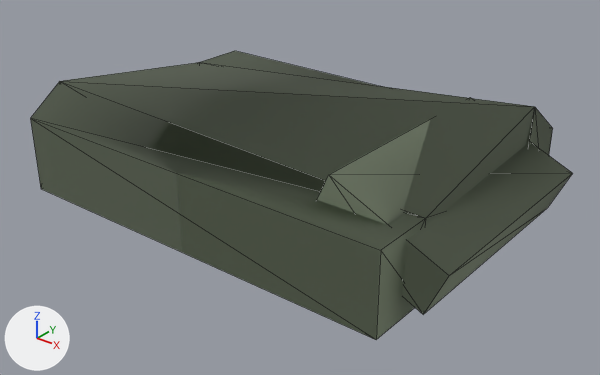
One commit to the glTF model assets/models/units/tank_fr.lod1.glb: the scene before it, then after it.
Rendered twice from a 50 mm camera at (3.61, -4.37, 2.87) aimed at (0.19, -0.1, 0.23). Arrows for +X, +Y and +Z are at lower left; the lights stay in place. The first picture is the older version. Mesh edges are drawn as thin lines.
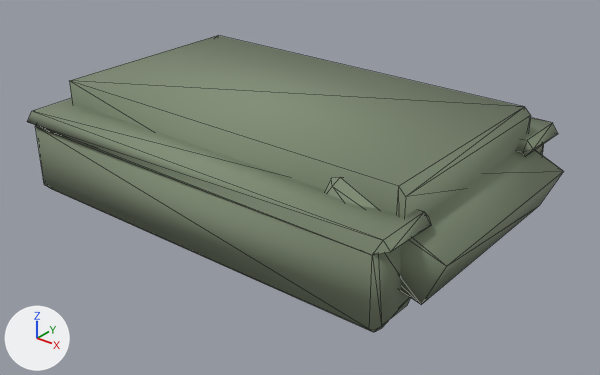
Where the change shows, as pixel boxes (x1, y1, x2, y2) in the pictures (600 x 375 px):
'Mesh_0', reshaped: before (30, 51, 572, 340); after (27, 35, 564, 332)
part 1 of me_mesh_0, rebuilt: before (30, 51, 553, 340); after (70, 35, 531, 218)
part 2 of me_mesh_0, rebuilt: before (317, 97, 572, 314); after (325, 150, 564, 305)
part 3 of me_mesh_0, added: after (516, 118, 558, 155)
part 4 of me_mesh_0, added: after (27, 98, 431, 332)

Edits to the bpy script that builds the scene:
```text
Change me_mesh_0:
    used by ob_mesh_0; location = (0.0, 0.0, 0.0)
    remove me_mesh_0.from_pydata(...)  # 28 vertices, 48 faces; spans x -1.55..1.83, y -1.11..1.11, z 0.07..0.88
    add me_mesh_0.from_pydata(...)  # 278 vertices, 507 faces; spans x -1.55..1.78, y -1.14..1.14, z 0.03..0.88
    me_mesh_0 part 1: the loose piece of 20 vertices spanning x -1.55..1.55, y -1.11..1.11, z 0.07..0.88 is rebuilt with 12 vertices and now spans x -1.45..1.5, y -0.8..0.8, z 0.28..0.88
    me_mesh_0 part 2: the loose piece of 8 vertices spanning x 0.87..1.83, y -0.85..0.85, z 0.16..0.84 is rebuilt with 48 vertices and now spans x 0.89..1.78, y -0.94..0.94, z 0.03..0.82
    me_mesh_0 part 3: 109 vertices added at x -1.55..1.6, y 0.62..1.14, z 0.03..0.7
    me_mesh_0 part 4: 109 vertices added at x -1.55..1.6, y -1.14..-0.62, z 0.03..0.7
```
